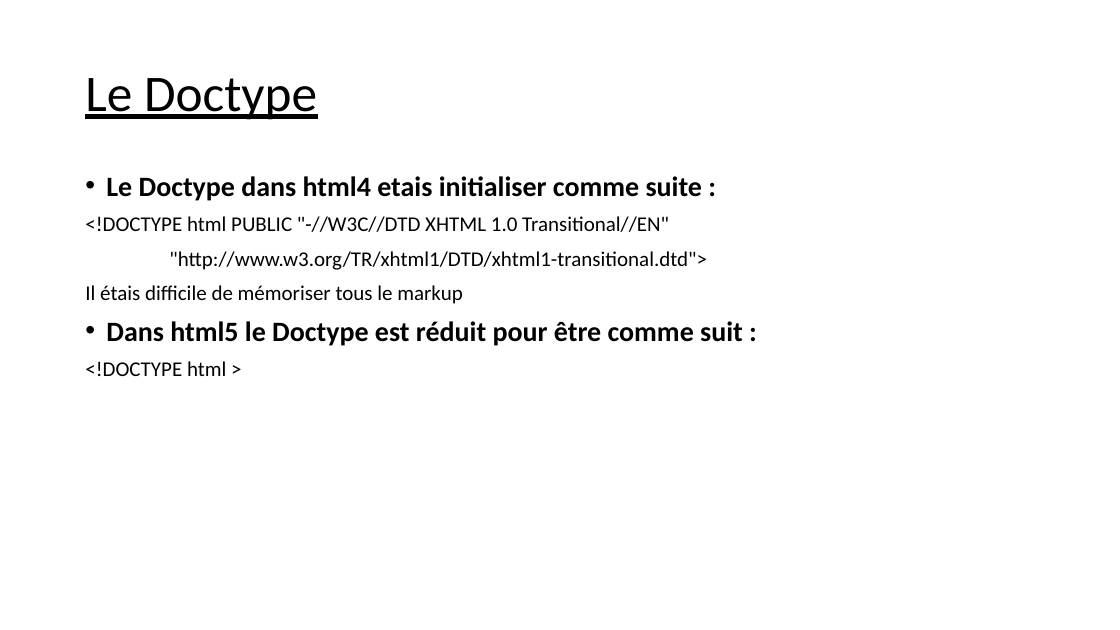
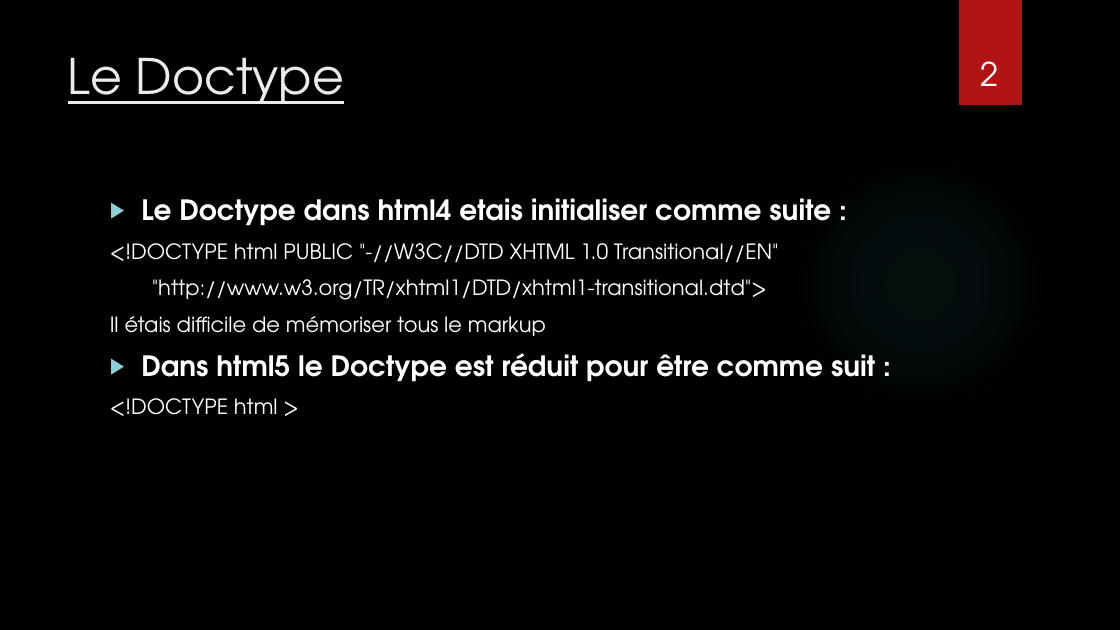
Before and after one commit to balamddine/NewHtml5, a slide deck: slide 2 of Presentation Du HTML5 .pptx. Drawn at 1120x630 pixels with LibreOffice and Linux fonts; fonts in the diff are those of the drawing; background and template pictures are left out. Boxes give left, top, right and bottom in pixels: in the first picture for what was removed or moved away, otherwise in the second. Text is boxed around its words. In the diff, an @@ line names an element or a change of style, - is before the commit and + after.

```diff
--- a/Presentation Du HTML5 .pptx
+++ b/Presentation Du HTML5 .pptx
@@ background #FFFFFF to picture (left out) @@
@@ rectangle added at [959,0,1022,105], fill #B01513 @@
@@ title "Le Doctype": place and size @@
-title "Le Doctype" at [85,78,317,120]
+title "Le Doctype" at [68,57,344,104]
@@ title "Le Doctype" at [68,57,344,104]: size 44 to 42 pt, font Calibri to TeX Gyre Adventor, text colour #000000 to #EBEBEB; line spacing 0.9 to 1; vertical alignment middle to top @@
@@ page number added at [980,61,998,86], 28 pt, text #FFFFFF @@
+2
@@ ellipse added at [791,154,1049,413], fill gradient #50B9C1 @@
@@ text "Le Doctype dans html4 etais ...": place and size @@
-text "Le Doctype dans html4 etais ..." at [85,176,743,376]
+text "Le Doctype dans html4 etais ..." at [110,198,875,416]
@@ text "Le Doctype dans html4 etais ..." at [110,198,875,416]: font Calibri to TeX Gyre Adventor, text colour #000000 to #FFFFFF; bullet • to ▶; line spacing 0.9 to 1 @@
```
Also in this commit, not shown: 13 other slides changed, 2 other files.
